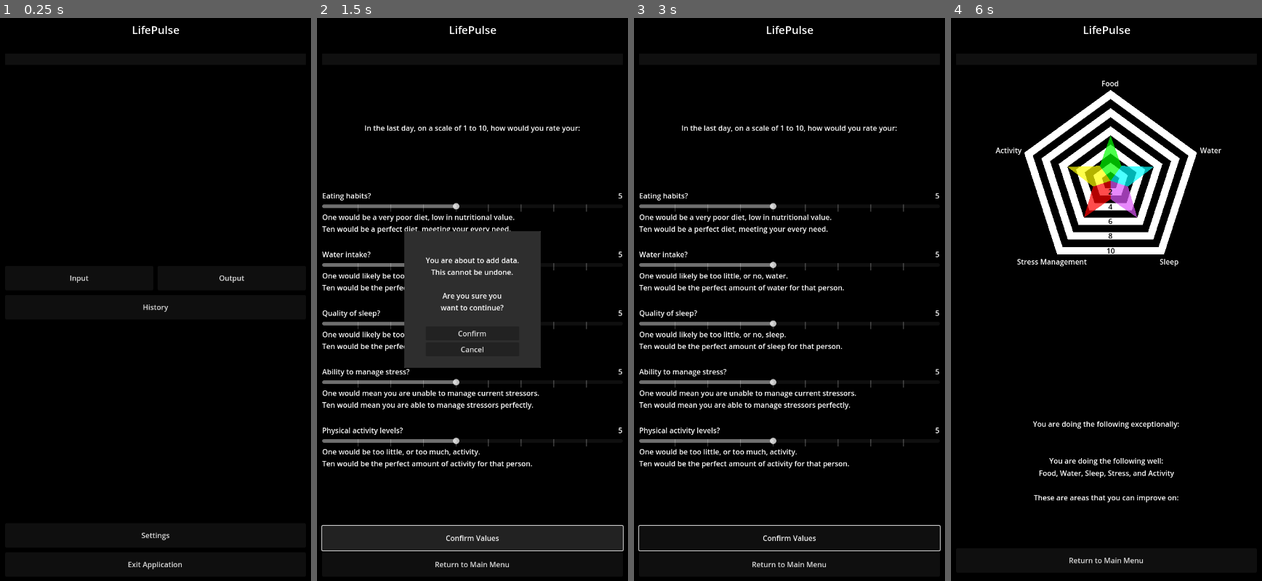
Above: before the commit, frames 1-4 (left to right).
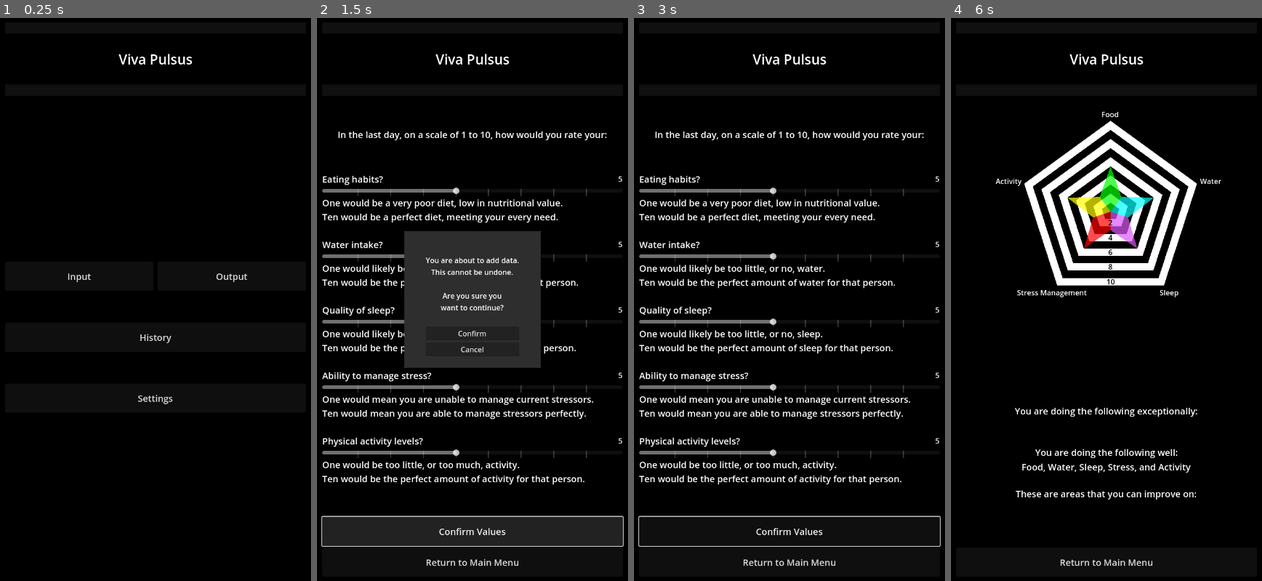
Above: after the commit, the same moments.

Repository: Thorqs/VitaPulsi
Game: Godot game, scene res://control.tscn
Same seed, same stepped clock (60 frames per second), same inputs: the game is played once before the commit and once after it.
Inputs:
- Up to frame 1 (0.25 s): no input
- Up to frame 2 (1.5 s): click "Input" at 0.5 s; click "Confirm Values" at 1.25 s
- Up to frame 3 (3 s): click "Confirm Values" at 2 s; click "Confirm" at 2.75 s
- Up to frame 4 (6 s): click "Confirm Values" at 3.5 s; click "Confirm" at 4.25 s; click "Return to Main Menu" at 5 s; click "Output" at 5.75 s

The runs differ from the first frame. In frame 1, 0.8% of the frame differs, in the area x 21-80%, y 1-98%; in frame 2, 13%; in frame 3, 13%; in frame 4, 13%, in the area x 14-87%, y 1-98%.

Commit message:
Name change and spacing
Life Pulse is now Viva Pulsus.
Perhaps we'll do La Viva Pulsus? Need to check grammar and such...

Also changed spacing to improve readability and aesthetic for mobile.

Diff:
--- a/Main Menu.gd
+++ b/Main Menu.gd
@@ -9,10 +9,6 @@
 # Called every frame. 'delta' is the elapsed time since the previous frame.
 #func _process(delta):
 #	pass
-
-func _on_mm_exit_app_button_pressed():
-	get_tree().quit()
-
 
 func _on_mm_settings_button_pressed():
 	%Settings.visible = true
--- a/control.tscn
+++ b/control.tscn
@@ -57,17 +57,27 @@
 custom_minimum_size = Vector2(0, 25)
 layout_mode = 2
 
+[node name="Panel" type="Panel" parent="Panel/HBox/VBox"]
+custom_minimum_size = Vector2(0, 25)
+layout_mode = 2
+theme_override_styles/panel = SubResource("StyleBoxTexture_8pyq2")
+
+[node name="Title\'s Spacer" type="Control" parent="Panel/HBox/VBox"]
+custom_minimum_size = Vector2(0, 25)
+layout_mode = 2
+
 [node name="Title - LifePulse" type="Label" parent="Panel/HBox/VBox"]
 layout_mode = 2
 theme_type_variation = &"HeaderMedium"
-text = "LifePulse"
-horizontal_alignment = 1
-
-[node name="Title\'s Spacer" type="Control" parent="Panel/HBox/VBox"]
-custom_minimum_size = Vector2(0, 25)
-layout_mode = 2
-
-[node name="Panel" type="Panel" parent="Panel/HBox/VBox"]
+theme_override_font_sizes/font_size = 30
+text = "Viva Pulsus"
+horizontal_alignment = 1
+
+[node name="Title\'s Spacer2" type="Control" parent="Panel/HBox/VBox"]
+custom_minimum_size = Vector2(0, 25)
+layout_mode = 2
+
+[node name="Panel2" type="Panel" parent="Panel/HBox/VBox"]
 custom_minimum_size = Vector2(0, 25)
 layout_mode = 2
 theme_override_styles/panel = SubResource("StyleBoxTexture_8pyq2")
@@ -91,42 +101,43 @@
 [node name="MM Input Button" type="Button" parent="Panel/HBox/VBox/Main/MM IO Buttons"]
 layout_mode = 2
 size_flags_horizontal = 3
+theme_override_font_sizes/font_size = 20
 text = "Input"
 
 [node name="MM Output Button" type="Button" parent="Panel/HBox/VBox/Main/MM IO Buttons"]
 layout_mode = 2
 size_flags_horizontal = 3
+theme_override_font_sizes/font_size = 20
 text = "Output"
 icon_alignment = 1
 vertical_icon_alignment = 2
 
 [node name="Button Spacer2" type="Control" parent="Panel/HBox/VBox/Main"]
-visible = false
 custom_minimum_size = Vector2(0, 50)
 layout_mode = 2
 
 [node name="MM History Button" type="Button" parent="Panel/HBox/VBox/Main"]
 layout_mode = 2
+theme_override_font_sizes/font_size = 20
 text = "History"
 icon_alignment = 1
 vertical_icon_alignment = 2
 
 [node name="Button Spacer3" type="Control" parent="Panel/HBox/VBox/Main"]
-custom_minimum_size = Vector2(0, 25)
-layout_mode = 2
-size_flags_vertical = 3
+custom_minimum_size = Vector2(0, 50)
+layout_mode = 2
 
 [node name="MM Settings Button" type="Button" parent="Panel/HBox/VBox/Main"]
 layout_mode = 2
+theme_override_font_sizes/font_size = 20
 text = "Settings"
 icon_alignment = 1
 vertical_icon_alignment = 2
 
-[node name="MM Exit App Button" type="Button" parent="Panel/HBox/VBox/Main"]
-layout_mode = 2
-text = "Exit Application"
-icon_alignment = 1
-vertical_icon_alignment = 2
+[node name="Button Spacer4" type="Control" parent="Panel/HBox/VBox/Main"]
+custom_minimum_size = Vector2(0, 25)
+layout_mode = 2
+size_flags_vertical = 3
 
 [node name="Settings" type="VBoxContainer" parent="Panel/HBox/VBox"]
 unique_name_in_owner = true
@@ -138,9 +149,11 @@
 [node name="Settings Spacer Top" type="Control" parent="Panel/HBox/VBox/Settings"]
 custom_minimum_size = Vector2(0, 25)
 layout_mode = 2
+size_flags_vertical = 3
 
 [node name="Settings" type="Label" parent="Panel/HBox/VBox/Settings"]
 layout_mode = 2
+theme_override_font_sizes/font_size = 30
 text = "- Purpose -"
 horizontal_alignment = 1
 
@@ -150,7 +163,8 @@
 
 [node name="Purpose" type="Label" parent="Panel/HBox/VBox/Settings"]
 layout_mode = 2
-text = "Lifepulse is an attempt to monitor common health habits and present them to the user in a way that shows what they are doing well, and what they can be doing better.
+theme_override_font_sizes/font_size = 20
+text = "Viva Pulsus is an attempt to monitor common health habits and present them to the user in a way that shows what they are doing well, and what they can be doing better.
 
 Ideally the user will make a log each day. Once the habit is formed this process should only take a few minutes. After a few weeks, Lifepulse should have enough data to give a relatively accurate view of the users current lifestyle."
 horizontal_alignment = 1
@@ -163,6 +177,7 @@
 
 [node name="Data Clear" type="Label" parent="Panel/HBox/VBox/Settings"]
 layout_mode = 2
+theme_override_font_sizes/font_size = 20
 text = "If necessary, below is the button to wipe all saved data.
 Only press if you are certain you want to delete ALL logs."
 horizontal_alignment = 1
@@ -175,6 +190,7 @@
 
 [node name="Clear_Button" type="Button" parent="Panel/HBox/VBox/Settings"]
 layout_mode = 2
+theme_override_font_sizes/font_size = 20
 text = "Delete ALL Logs"
 icon_alignment = 1
 vertical_icon_alignment = 2
@@ -240,6 +256,7 @@
 
 [node name="Settings Return to Main" type="Button" parent="Panel/HBox/VBox/Settings"]
 layout_mode = 2
+theme_override_font_sizes/font_size = 20
 text = "Return to Main Menu"
 icon_alignment = 1
 vertical_icon_alignment = 2
@@ -272,6 +289,7 @@
 
 [node name="History Return to Main" type="Button" parent="Panel/HBox/VBox/History"]
 layout_mode = 2
+theme_override_font_sizes/font_size = 20
 text = "Return to Main Menu"
 icon_alignment = 1
 vertical_icon_alignment = 2
@@ -292,6 +310,7 @@
 layout_mode = 2
 size_flags_horizontal = 3
 size_flags_vertical = 1
+theme_override_font_sizes/font_size = 20
 text = "In the last day, on a scale of 1 to 10, how would you rate your:"
 horizontal_alignment = 1
 vertical_alignment = 1
@@ -307,6 +326,7 @@
 
 [node name="Food_Label" type="Label" parent="Panel/HBox/VBox/Input/HBox_Food"]
 layout_mode = 2
+theme_override_font_sizes/font_size = 20
 text = "Eating habits?"
 
 [node name="Food_spacer" type="Control" parent="Panel/HBox/VBox/Input/HBox_Food"]
@@ -327,6 +347,7 @@
 
 [node name="Food Label" type="Label" parent="Panel/HBox/VBox/Input"]
 layout_mode = 2
+theme_override_font_sizes/font_size = 20
 text = "One would be a very poor diet, low in nutritional value.
 Ten would be a perfect diet, meeting your every need."
 vertical_alignment = 1
@@ -341,6 +362,7 @@
 
 [node name="Water_Label" type="Label" parent="Panel/HBox/VBox/Input/HBox_Water"]
 layout_mode = 2
+theme_override_font_sizes/font_size = 20
 text = "Water intake?"
 
 [node name="Water_space" type="Control" parent="Panel/HBox/VBox/Input/HBox_Water"]
@@ -361,6 +383,7 @@
 
 [node name="Water Label" type="Label" parent="Panel/HBox/VBox/Input"]
 layout_mode = 2
+theme_override_font_sizes/font_size = 20
 text = "One would likely be too little, or no, water.
 Ten would be the perfect amount of water for that person."
 vertical_alignment = 1
@@ -375,6 +398,7 @@
 
 [node name="Sleep_Label" type="Label" parent="Panel/HBox/VBox/Input/HBox_Sleep"]
 layout_mode = 2
+theme_override_font_sizes/font_size = 20
 text = "Quality of sleep?"
 
 [node name="sleep_space" type="Control" parent="Panel/HBox/VBox/Input/HBox_Sleep"]
@@ -395,6 +419,7 @@
 
 [node name="Sleep Label" type="Label" parent="Panel/HBox/VBox/Input"]
 layout_mode = 2
+theme_override_font_sizes/font_size = 20
 text = "One would likely be too little, or no, sleep.
 Ten would be the perfect amount of sleep for that person."
 vertical_alignment = 1
@@ -409,6 +434,7 @@
 
 [node name="Stress_Label" type="Label" parent="Panel/HBox/VBox/Input/HBox_Stress"]
 layout_mode = 2
+theme_override_font_sizes/font_size = 20
 text = "Ability to manage stress?"
 
 [node name="Stress_Space" type="Control" parent="Panel/HBox/VBox/Input/HBox_Stress"]
@@ -429,6 +455,7 @@
 
 [node name="Stress Label" type="Label" parent="Panel/HBox/VBox/Input"]
 layout_mode = 2
+theme_override_font_sizes/font_size = 20
 text = "One would mean you are unable to manage current stressors.
 Ten would mean you are able to manage stressors perfectly."
 vertical_alignment = 1
@@ -443,6 +470,7 @@
 
 [node name="Activity_Label" type="Label" parent="Panel/HBox/VBox/Input/HBox_Activity"]
 layout_mode = 2
+theme_override_font_sizes/font_size = 20
 text = "Physical activity levels?"
 
 [node name="activity_Space" type="Control" parent="Panel/HBox/VBox/Input/HBox_Activity"]
@@ -463,6 +491,7 @@
 
 [node name="Activity Label" type="Label" parent="Panel/HBox/VBox/Input"]
 layout_mode = 2
+theme_override_font_sizes/font_size = 20
 text = "One would be too little, or too much, activity.
 Ten would be the perfect amount of activity for that person."
 vertical_alignment = 1
@@ -475,6 +504,7 @@
 
 [node name="Input Button" type="Button" parent="Panel/HBox/VBox/Input"]
 layout_mode = 2
+theme_override_font_sizes/font_size = 20
 text = "Confirm Values"
 icon_alignment = 1
 vertical_icon_alignment = 2
@@ -535,6 +565,7 @@
 
 [node name="Input Main Menu Button" type="Button" parent="Panel/HBox/VBox/Input"]
 layout_mode = 2
+theme_override_font_sizes/font_size = 20
 text = "Return to Main Menu"
 icon_alignment = 1
 vertical_icon_alignment = 2
@@ -729,12 +760,14 @@
 
 [node name="WYDW_Q_Label" type="Label" parent="Panel/HBox/VBox/Output/VBoxContainer"]
 layout_mode = 2
+theme_override_font_sizes/font_size = 20
 text = "You are doing the following exceptionally:"
 horizontal_alignment = 1
 vertical_alignment = 1
 
 [node name="WYDW_A_Label" type="Label" parent="Panel/HBox/VBox/Output/VBoxContainer"]
 layout_mode = 2
+theme_override_font_sizes/font_size = 20
 horizontal_alignment = 1
 vertical_alignment = 1
 
@@ -743,12 +776,14 @@
 
 [node name="WYDOK_Q_Label" type="Label" parent="Panel/HBox/VBox/Output/VBoxContainer"]
 layout_mode = 2
+theme_override_font_sizes/font_size = 20
 text = "You are doing the following well:"
 horizontal_alignment = 1
 vertical_alignment = 1
 
 [node name="WYDOK_A_Label" type="Label" parent="Panel/HBox/VBox/Output/VBoxContainer"]
 layout_mode = 2
+theme_override_font_sizes/font_size = 20
 horizontal_alignment = 1
 vertical_alignment = 1
 
@@ -757,12 +792,14 @@
 
 [node name="WYDP_Q_Label" type="Label" parent="Panel/HBox/VBox/Output/VBoxContainer"]
 layout_mode = 2
+theme_override_font_sizes/font_size = 20
 text = "These are areas that you can improve on:"
 horizontal_alignment = 1
 vertical_alignment = 1
 
 [node name="WYDP_A_Label" type="Label" parent="Panel/HBox/VBox/Output/VBoxContainer"]
 layout_mode = 2
+theme_override_font_sizes/font_size = 20
 horizontal_alignment = 1
 vertical_alignment = 1
 
@@ -772,6 +809,7 @@
 
 [node name="Output Return to Main" type="Button" parent="Panel/HBox/VBox/Output/VBoxContainer"]
 layout_mode = 2
+theme_override_font_sizes/font_size = 20
 text = "Return to Main Menu"
 icon_alignment = 1
 vertical_icon_alignment = 2
@@ -788,7 +826,6 @@
 [connection signal="pressed" from="Panel/HBox/VBox/Main/MM IO Buttons/MM Output Button" to="Panel/HBox/VBox/Main" method="_on_mm_output_button_pressed"]
 [connection signal="pressed" from="Panel/HBox/VBox/Main/MM History Button" to="Panel/HBox/VBox/Main" method="_on_mm_history_button_pressed"]
 [connection signal="pressed" from="Panel/HBox/VBox/Main/MM Settings Button" to="Panel/HBox/VBox/Main" method="_on_mm_settings_button_pressed"]
-[connection signal="pressed" from="Panel/HBox/VBox/Main/MM Exit App Button" to="Panel/HBox/VBox/Main" method="_on_mm_exit_app_button_pressed"]
 [connection signal="pressed" from="Panel/HBox/VBox/Settings/Clear_Button" to="Panel/HBox/VBox/Settings" method="_on_clear_button_pressed"]
 [connection signal="pressed" from="Panel/HBox/VBox/Settings/Clear_Button/Clear_Confirm/Clear_Confirm_Panel/VBoxContainer/Confirm Button" to="Panel/HBox/VBox/Settings" method="_on_confirm_button_pressed"]
 [connection signal="pressed" from="Panel/HBox/VBox/Settings/Clear_Button/Clear_Confirm/Clear_Confirm_Panel/VBoxContainer/Cancel Button" to="Panel/HBox/VBox/Settings" method="_on_clear_cancel_button_pressed"]
--- a/project.godot
+++ b/project.godot
@@ -10,7 +10,7 @@
 
 [application]
 
-config/name="LifePulse"
+config/name="Viva Pulsus"
 run/main_scene="res://control.tscn"
 config/features=PackedStringArray("4.1", "GL Compatibility")
 
